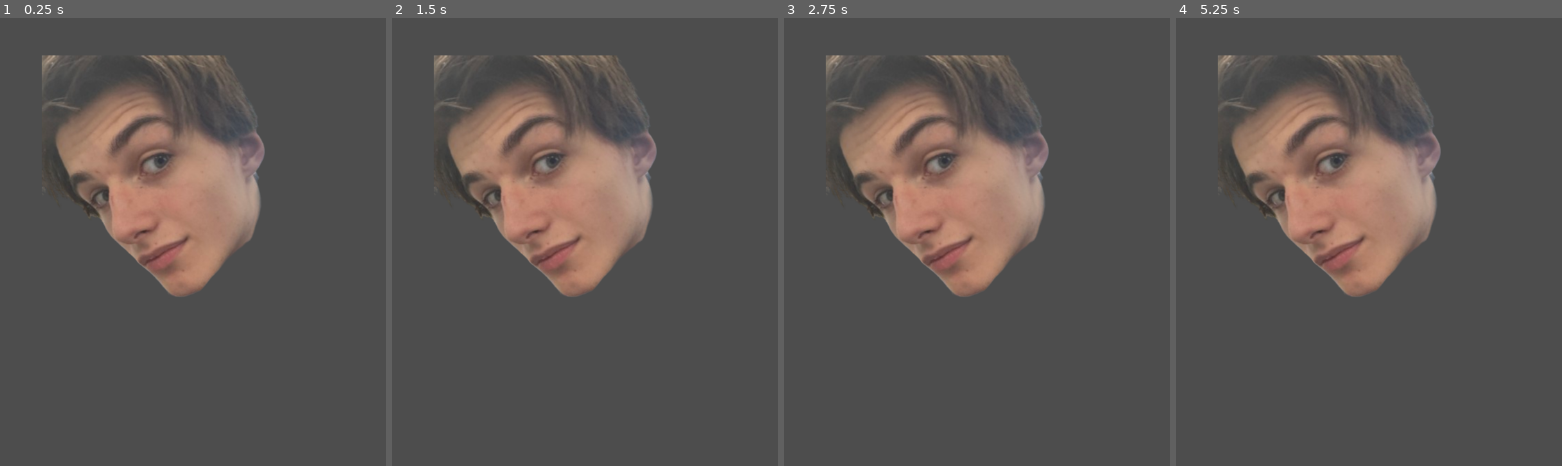
Above: before the commit, frames 1-4 (left to right).
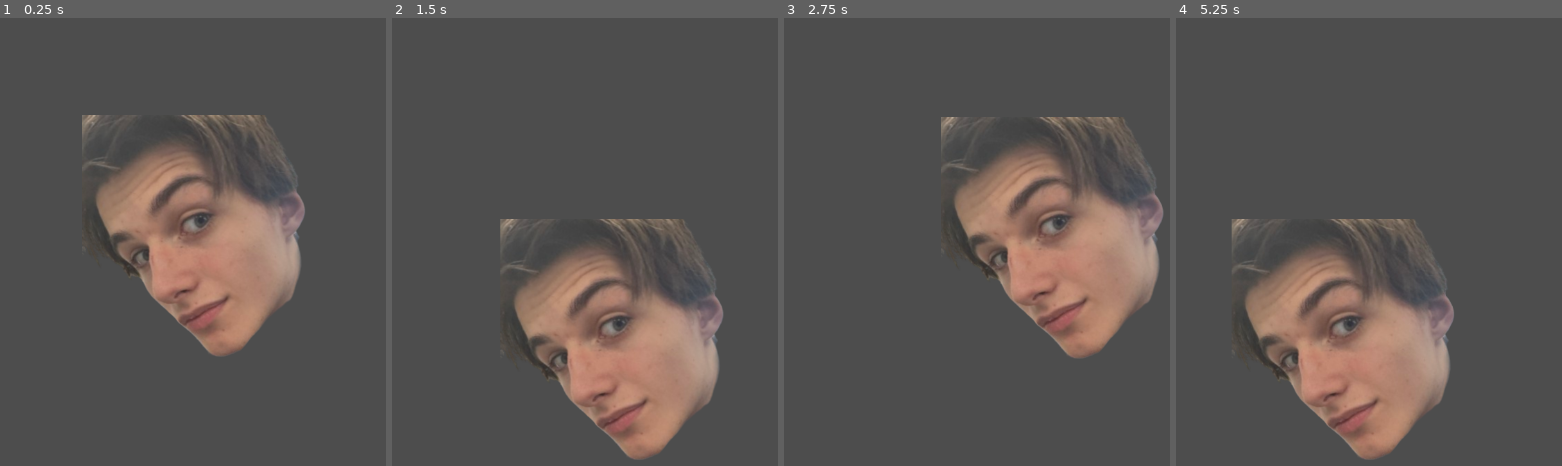
Above: after the commit, the same moments.

Repository: TheFarawayDev/Pixelgeist
Game: Godot game, scene res://Scenes/test map.tscn
The game is run twice, just before and just after one commit, with the same random seed, the same clock (stepped at 60 frames per second) and the same inputs. Before the commit the project has no main scene; this scene is started directly in both runs.
Inputs:
- Up to frame 1 (0.25 s): no input
- Up to frame 2 (1.5 s): tap Enter at 0.5 s; hold Right (right, bound only after the commit) 0.53-1.28 s; hold S (down, bound only after the commit) from 1.28 s (still down)
- Up to frame 3 (2.75 s): release S (down, bound only after the commit) at 2.03 s; hold Right (right, bound only after the commit) from 2.03 s (still down)
- Up to frame 4 (5.25 s): release Right (right, bound only after the commit) at 2.78 s; hold Up (up, bound only after the commit) 2.78-3.53 s; hold Left (left, bound only after the commit) 3.53-5.03 s; tap Space at 5 s; hold S (down, bound only after the commit) from 5.03 s (still down)

The runs differ from the first frame. In frame 1, 20% of the frame differs, in the area x 10-80%, y 8-76%; in frame 2, 29%; in frame 3, 26%; in frame 4, 30%, in the area x 10-73%, y 8-99%.

Commit message:
movement
👍

Diff:
--- /dev/null
+++ b/pixelgeist/Scenes/character.gd
@@ -0,0 +1,26 @@
+extends CharacterBody2D
+
+
+# Called when the node enters the scene tree for the first time.
+func _ready() -> void:
+	pass # Replace with function body.
+
+
+# Movement
+func _process(_delta: float) -> void:
+	if Input.is_action_pressed("left"):
+		$".".position.x -=10
+		#animation
+		await get_tree().create_timer(.2).timeout
+	if Input.is_action_pressed("right"):
+		$".".position.x +=10
+		#animation
+		await get_tree().create_timer(.2).timeout
+	if Input.is_action_pressed("down"):
+		#animation
+		$".".position.y +=10
+		await get_tree().create_timer(.2).timeout
+	if Input.is_action_pressed("up"):
+		#animation
+		$".".position.y -=10
+		await get_tree().create_timer(.2).timeout
--- a/pixelgeist/Scenes/character.tscn
+++ b/pixelgeist/Scenes/character.tscn
@@ -1,7 +1,7 @@
 [gd_scene load_steps=6 format=3 uid="uid://bqd54k7jo11xa"]
 
 [ext_resource type="Texture2D" uid="uid://cvinmhq2bxfu6" path="res://Assets/Good_Mattiew.png" id="1_pjt0s"]
-[ext_resource type="Script" uid="uid://b3y3luswxa6ly" path="res://Scripts/character.gd" id="1_wa5vi"]
+[ext_resource type="Script" uid="uid://di1jn5pisb3c0" path="res://Scenes/character.gd" id="1_ushfy"]
 
 [sub_resource type="AtlasTexture" id="AtlasTexture_wfnr8"]
 atlas = ExtResource("1_pjt0s")
@@ -22,7 +22,7 @@
 radius = 138.0
 
 [node name="CharacterBody2D" type="CharacterBody2D"]
-script = ExtResource("1_wa5vi")
+script = ExtResource("1_ushfy")
 
 [node name="AnimatedSprite2D" type="AnimatedSprite2D" parent="."]
 position = Vector2(568, 341)
--- a/pixelgeist/Scenes/test map.tscn
+++ b/pixelgeist/Scenes/test map.tscn
@@ -7,4 +7,7 @@
 [node name="CharacterBody2D" parent="." instance=ExtResource("1_v4ml5")]
 
 [node name="Camera2D" type="Camera2D" parent="CharacterBody2D"]
-position = Vector2(577, 322)
+position = Vector2(519, 236)
+position_smoothing_enabled = true
+
+[connection signal="ready" from="." to="CharacterBody2D" method="_on_node_2d_ready"]
--- a/pixelgeist/Scripts/character.gd
+++ /dev/null
@@ -1,7 +0,0 @@
-extends CharacterBody2D
-
-
-# Called when the node enters the scene tree for the first time.
-func _ready() -> void:
-	pass # Replace with function body.
-	#I've tried to make the movement work so much i'm leaving that to u :)
--- a/pixelgeist/project.godot
+++ b/pixelgeist/project.godot
@@ -11,6 +11,7 @@
 [application]
 
 config/name="Pixelgeist"
+run/main_scene="uid://8kc1tlafnv58"
 config/features=PackedStringArray("4.5", "GL Compatibility")
 config/icon="res://Assets/icon.svg"
 
@@ -54,6 +55,30 @@
 , Object(InputEventKey,"resource_local_to_scene":false,"resource_name":"","device":-1,"window_id":0,"alt_pressed":false …(186 unchanged characters)…
 ]
 }
+left={
+"deadzone": 0.2,
+"events": [Object(InputEventKey,"resource_local_to_scene":false,"resource_name":"","device":-1,"window_id":0,"alt_pressed":false,"shift_pressed":false,"ctrl_pressed":false,"meta_pressed":false,"pressed":false,"keycode":0,"physical_keycode":4194319,"key_label":0,"unicode":0,"location":0,"echo":false,"script":null)
+, Object(InputEventKey,"resource_local_to_scene":false,"resource_name":"","device":-1,"window_id":0,"alt_pressed":false,"shift_pressed":false,"ctrl_pressed":false,"meta_pressed":false,"pressed":false,"keycode":0,"physical_keycode":65,"key_label":0,"unicode":97,"location":0,"echo":false,"script":null)
+]
+}
+up={
+"deadzone": 0.2,
+"events": [Object(InputEventKey,"resource_local_to_scene":false,"resource_name":"","device":-1,"window_id":0,"alt_pressed":false,"shift_pressed":false,"ctrl_pressed":false,"meta_pressed":false,"pressed":false,"keycode":0,"physical_keycode":4194320,"key_label":0,"unicode":0,"location":0,"echo":false,"script":null)
+, Object(InputEventKey,"resource_local_to_scene":false,"resource_name":"","device":-1,"window_id":0,"alt_pressed":false,"shift_pressed":false,"ctrl_pressed":false,"meta_pressed":false,"pressed":false,"keycode":0,"physical_keycode":87,"key_label":0,"unicode":119,"location":0,"echo":false,"script":null)
+]
+}
+right={
+"deadzone": 0.2,
+"events": [Object(InputEventKey,"resource_local_to_scene":false,"resource_name":"","device":-1,"window_id":0,"alt_pressed":false,"shift_pressed":false,"ctrl_pressed":false,"meta_pressed":false,"pressed":false,"keycode":0,"physical_keycode":4194321,"key_label":0,"unicode":0,"location":0,"echo":false,"script":null)
+, Object(InputEventKey,"resource_local_to_scene":false,"resource_name":"","device":-1,"window_id":0,"alt_pressed":false,"shift_pressed":false,"ctrl_pressed":false,"meta_pressed":false,"pressed":false,"keycode":0,"physical_keycode":68,"key_label":0,"unicode":100,"location":0,"echo":false,"script":null)
+]
+}
+down={
+"deadzone": 0.2,
+"events": [Object(InputEventKey,"resource_local_to_scene":false,"resource_name":"","device":-1,"window_id":0,"alt_pressed":false,"shift_pressed":false,"ctrl_pressed":false,"meta_pressed":false,"pressed":false,"keycode":0,"physical_keycode":83,"key_label":0,"unicode":115,"location":0,"echo":false,"script":null)
+, Object(InputEventKey,"resource_local_to_scene":false,"resource_name":"","device":-1,"window_id":0,"alt_pressed":false,"shift_pressed":false,"ctrl_pressed":false,"meta_pressed":false,"pressed":false,"keycode":0,"physical_keycode":4194322,"key_label":0,"unicode":0,"location":0,"echo":false,"script":null)
+]
+}
 
 [rendering]
 
Not shown, added: pixelgeist/Scenes/character.gd.uid
Not shown, removed: pixelgeist/Scripts/character.gd.uid
